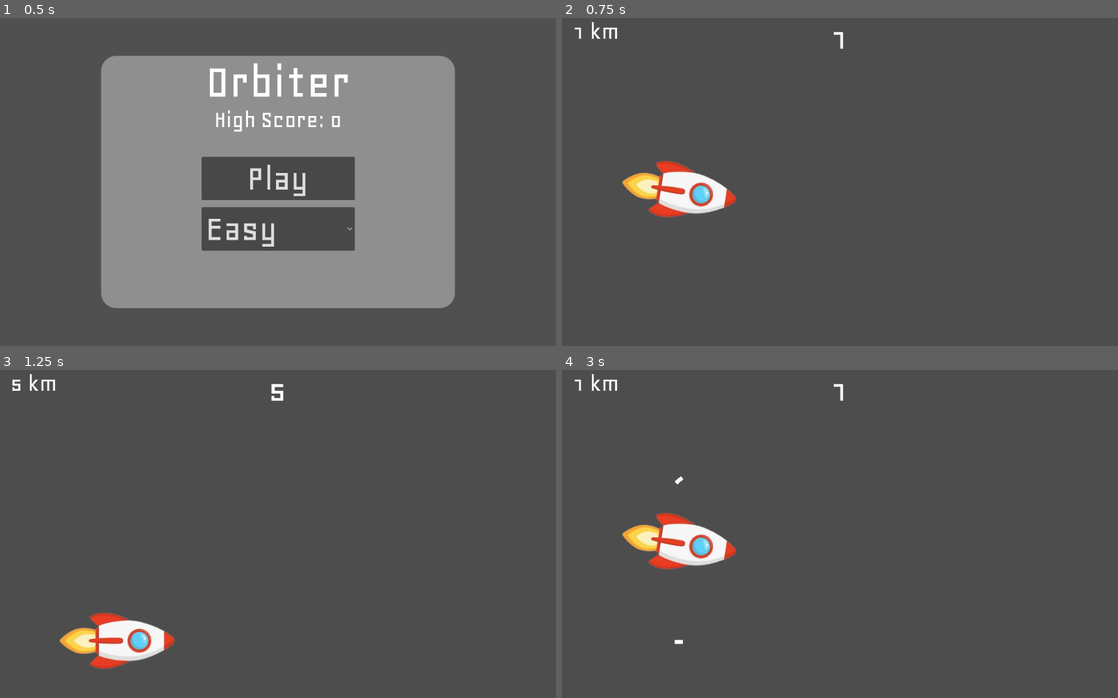
Above: before the commit, frames 1-4 (two rows, left to right).
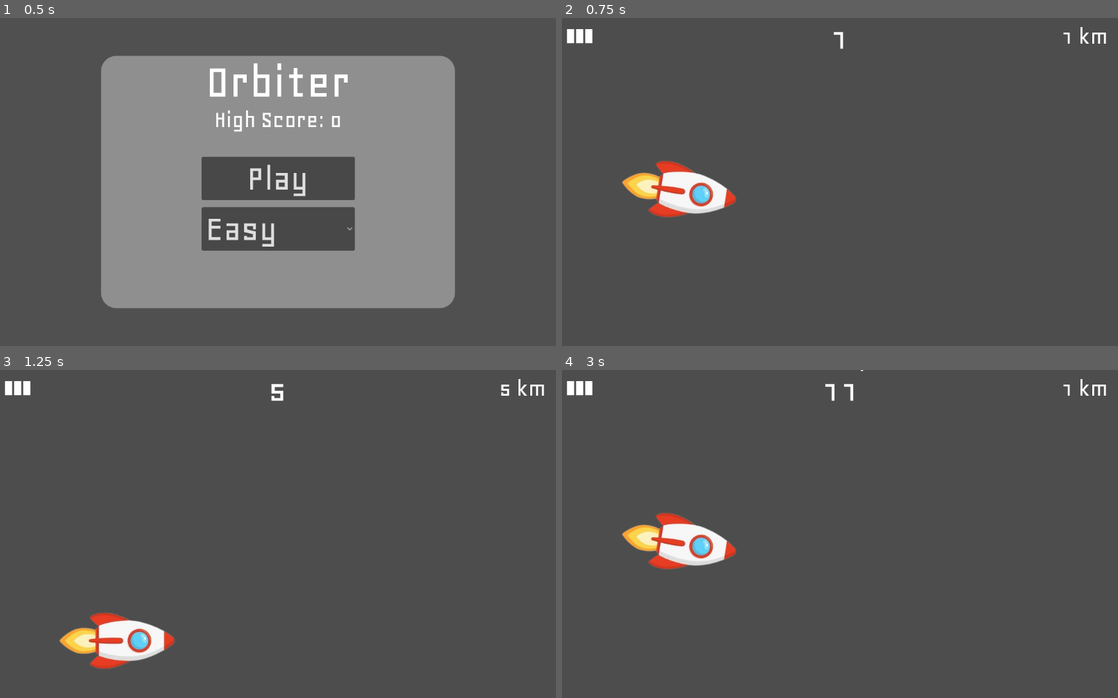
Above: after the commit, the same moments.

Repository: ZYX-2727/Orbiter
Game: Godot game, scene res://scenes/main.tscn
The game is run twice, just before and just after one commit, with the same random seed, the same clock (stepped at 60 frames per second) and the same inputs.
Inputs:
- Up to frame 1 (0.5 s): no input
- Up to frame 2 (0.75 s): click "Play" at 0.5 s
- Up to frame 3 (1.25 s): no input
- Up to frame 4 (3 s): hold Up (up) 1.28-2.75 s; tap Space (shoot) at 1.35, 2.1 s; click "Play" at 2.75 s

Frame 1 is identical in both runs. In frame 2, 0.4% of the frame differs, in the area x 0-98%, y 1-8%; in frame 3, 0.4%; in frame 4, 0.6%, in the area x 0-98%, y 0-84%.

Commit message:
add working bullets

Diff:
--- a/scenes/asteroid.tscn
+++ b/scenes/asteroid.tscn
@@ -7,7 +7,6 @@
 radius = 140.22838
 
 [node name="Asteroid" type="Area2D" unique_id=9759962]
-collision_layer = 2
 script = ExtResource("1_6mo6b")
 
 [node name="Texture" type="Sprite2D" parent="." unique_id=269983257]
--- a/scenes/bullet.tscn
+++ b/scenes/bullet.tscn
@@ -1,9 +1,12 @@
 [gd_scene format=3 uid="uid://b1h2shnsxy6mg"]
+
+[ext_resource type="Script" uid="uid://clongf7th4q2k" path="res://scripts/bullet.gd" id="1_mkf8s"]
 
 [sub_resource type="RectangleShape2D" id="RectangleShape2D_h1aey"]
 size = Vector2(16, 8)
 
 [node name="Bullet" type="Area2D" unique_id=262904556]
+script = ExtResource("1_mkf8s")
 
 [node name="CollisionShape2D" type="CollisionShape2D" parent="." unique_id=1312285485]
 shape = SubResource("RectangleShape2D_h1aey")
@@ -14,3 +17,5 @@
 offset_right = 8.0
 offset_bottom = 4.0
 size_flags_horizontal = 4
+
+[connection signal="area_entered" from="." to="." method="_on_area_entered"]
--- a/scenes/hud.tscn
+++ b/scenes/hud.tscn
@@ -25,9 +25,68 @@
 [node name="Distance" type="Label" parent="Screen" unique_id=2092731676]
 layout_mode = 1
 anchors_preset = -1
-offset_left = 20.0
-offset_right = 40.0
-offset_bottom = 78.0
+anchor_left = 1.0
+anchor_right = 1.0
+offset_top = 10.0
+offset_right = -20.0
+grow_horizontal = 0
 theme_override_fonts/font = ExtResource("1_ahhtf")
 theme_override_font_sizes/font_size = 50
 text = "0km"
+
+[node name="Bullet1" type="ColorRect" parent="Screen" unique_id=1058347366]
+layout_mode = 0
+offset_left = 24.0
+offset_top = 22.0
+offset_right = 52.0
+offset_bottom = 36.0
+rotation = 1.5707964
+size_flags_horizontal = 4
+
+[node name="Bullet2" type="ColorRect" parent="Screen" unique_id=454450265]
+layout_mode = 0
+offset_left = 42.0
+offset_top = 22.0
+offset_right = 70.0
+offset_bottom = 36.0
+rotation = 1.5707964
+size_flags_horizontal = 4
+
+[node name="Bullet3" type="ColorRect" parent="Screen" unique_id=2110237433]
+layout_mode = 0
+offset_left = 60.0
+offset_top = 22.0
+offset_right = 88.0
+offset_bottom = 36.0
+rotation = 1.5707964
+size_flags_horizontal = 4
+
+[node name="Bullet4" type="ColorRect" parent="Screen" unique_id=1555992924]
+layout_mode = 0
+offset_left = 78.0
+offset_top = 22.0
+offset_right = 106.0
+offset_bottom = 36.0
+rotation = 1.5707964
+size_flags_horizontal = 4
+
+[node name="Bullet5" type="ColorRect" parent="Screen" unique_id=284499554]
+layout_mode = 0
+offset_left = 96.0
+offset_top = 22.0
+offset_right = 124.0
+offset_bottom = 36.0
+rotation = 1.5707964
+size_flags_horizontal = 4
+
+[node name="Max" type="Label" parent="Screen/Bullet5" unique_id=2127605138]
+layout_mode = 1
+anchors_preset = -1
+offset_left = -12.000001
+offset_top = -4.0
+offset_right = 70.0
+offset_bottom = 48.0
+rotation = -1.5707964
+theme_override_fonts/font = ExtResource("1_ahhtf")
+theme_override_font_sizes/font_size = 50
+text = "Max"
--- a/scripts/asteroid.gd
+++ b/scripts/asteroid.gd
@@ -3,6 +3,7 @@
 const SPEED = 350
 var SCALE
 var ROTATION
+var destroyed
 
 func _ready() -> void:
 	#SPEED = 200
@@ -12,13 +13,16 @@
 	EventBus.connect("start", _on_start)
 
 func _physics_process(delta: float) -> void:
+	if destroyed:
+		queue_free()
+
 	rotation_degrees += ROTATION
-
 	position.x -= SPEED * delta
 
 
 func _on_body_entered(body: Node2D) -> void:
-	EventBus.emit_signal("death")
+	if body.identifier == "player":
+		EventBus.emit_signal("death")
 
 func _on_start(_difficulty: int) -> void:
 	queue_free()
--- /dev/null
+++ b/scripts/bullet.gd
@@ -0,0 +1,19 @@
+extends Area2D
+
+const identifier = "bullet"
+const SPEED = 400
+
+# Called when the node enters the scene tree for the first time.
+func _ready() -> void:
+	pass # Replace with function body.
+
+
+# Called every frame. 'delta' is the elapsed time since the previous frame.
+func _process(delta: float) -> void:
+	position += Vector2.RIGHT.rotated(rotation) * delta * SPEED
+
+
+func _on_area_entered(area: Area2D) -> void:
+	EventBus.emit_signal("asteroid_destroyed")
+	area.destroyed = true
+	queue_free()
--- a/scripts/event_bus.gd
+++ b/scripts/event_bus.gd
@@ -2,3 +2,4 @@
 
 signal death
 signal start(difficulty: int)
+signal asteroid_destroyed
--- a/scripts/main.gd
+++ b/scripts/main.gd
@@ -14,11 +14,24 @@
 var asteroids_destroyed: int = 0
 var distance: float #In km
 const SPEED: float = 7.66 #km/s
+var bullets = 3
+
+var bullet_objs: Array
 
 func save_data(section: String, key: String, value) -> void:
 	var data = ConfigFile.new()
 	data.set_value(section, key, value)
 	data.save("user://data.cfg")
+
+func adjust_bullet_hud() -> void:
+	var i = 0
+
+	for bullet_obj in bullet_objs:
+		i += 1
+		if bullets >= i:
+			bullet_obj.show()
+		else:
+			bullet_obj.hide()
 
 # Called when the node enters the scene tree for the first time.
 func _ready() -> void:
@@ -34,25 +47,26 @@
 	high_score = data.get_value("player", "high_score", 0)
 	$Menu/Panel/High.text = "High Score: " + str(high_score)
 
+	bullet_objs = [
+	$HUD/Screen/Bullet1,
+	$HUD/Screen/Bullet2,
+	$HUD/Screen/Bullet3,
+	$HUD/Screen/Bullet4,
+	$HUD/Screen/Bullet5
+	]
+
 	asteroid_pre = preload("res://scenes/asteroid.tscn")
 	player_pre = preload("res://scenes/player.tscn")
 	bullet_pre = preload("res://scenes/bullet.tscn")
 	EventBus.connect("death", _on_death)
 	EventBus.connect("start", _on_start)
+	EventBus.connect("asteroid_destroyed", _on_asteroid_destroyed)
 	$Menu.z_index = 1000
 	$HUD.hide()
 
 
 # Called every frame. 'delta' is the elapsed time since the previous frame.
 func _process(delta: float) -> void:
-	if Input.is_action_just_pressed("shoot") and playing and $Player:
-		var new_bullet = bullet_pre.instantiate()
-		new_bullet.position = $Player.position + Vector2.RIGHT.rotated(deg_to_rad($Player.rotation_degrees))
-		new_bullet.rotation_degrees = $Player.rotation_degrees - 90
-		add_child(new_bullet)
-		print("pew!")
-
-
 	time_passed += delta
 	if time_passed > between_asteroids:
 		time_passed -= between_asteroids
@@ -65,6 +79,15 @@
 
 		score = distance + asteroids_destroyed * 10
 		$HUD/Screen/Score.text = str(score)
+
+		if Input.is_action_just_pressed("shoot") and playing and $Player and bullets > 0:
+			var new_bullet = bullet_pre.instantiate()
+			new_bullet.position = $Player.position + 100 * Vector2.RIGHT#.rotated(deg_to_rad($Player.rotation_degrees))
+			new_bullet.rotation_degrees = $Player.rotation_degrees - 90
+			add_child(new_bullet)
+
+			bullets -= 1
+			adjust_bullet_hud()
 
 
 func _on_death() -> void:
@@ -88,6 +111,7 @@
 	score = 0
 	distance = 0
 	asteroids_destroyed = 0
+	bullets = 3
 
 
 func _on_start(difficulty: int) -> void:
@@ -100,6 +124,11 @@
 
 	playing = true
 	$HUD.show()
+	adjust_bullet_hud()
 	var new_player = player_pre.instantiate()
 	new_player.position = Vector2(231, 325)
 	add_child(new_player)
+
+
+func _on_asteroid_destroyed() -> void:
+	asteroids_destroyed += 1
--- a/scripts/player.gd
+++ b/scripts/player.gd
@@ -1,6 +1,8 @@
 extends CharacterBody2D
 
 const ACCELERATION = 2000 #px/s2
+const identifier = "player"
+
 func _ready() -> void:
 	EventBus.connect("death", _on_death)
 
Not shown, added: scripts/bullet.gd.uid
